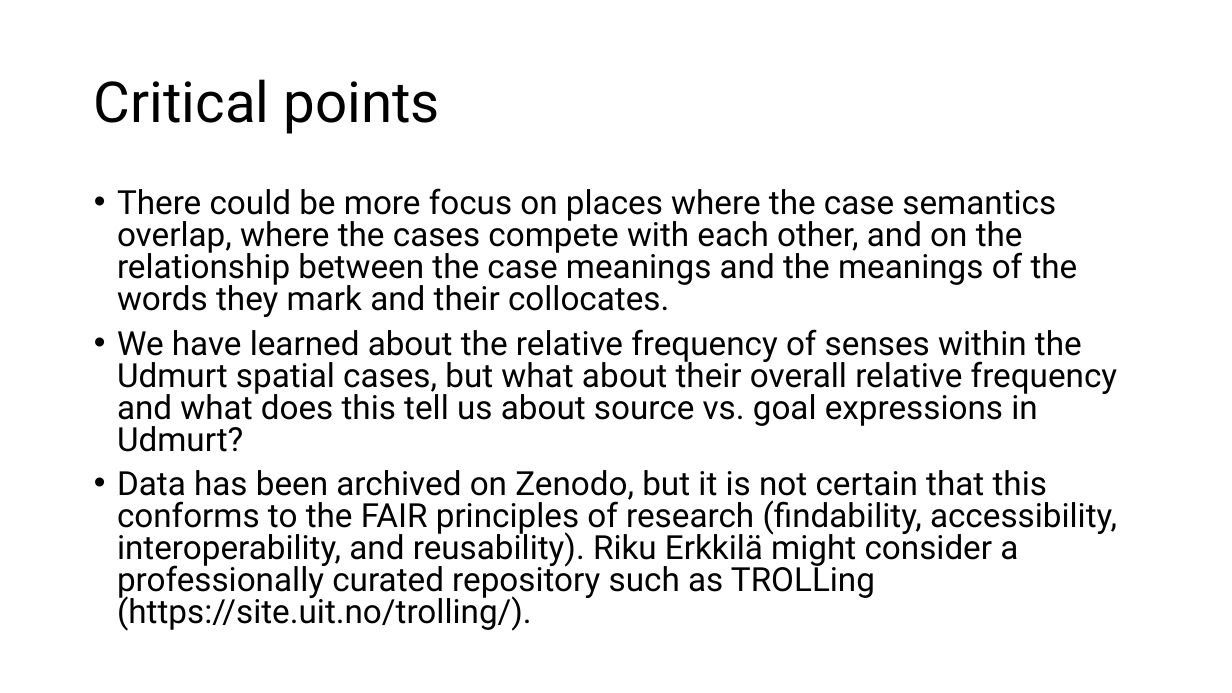
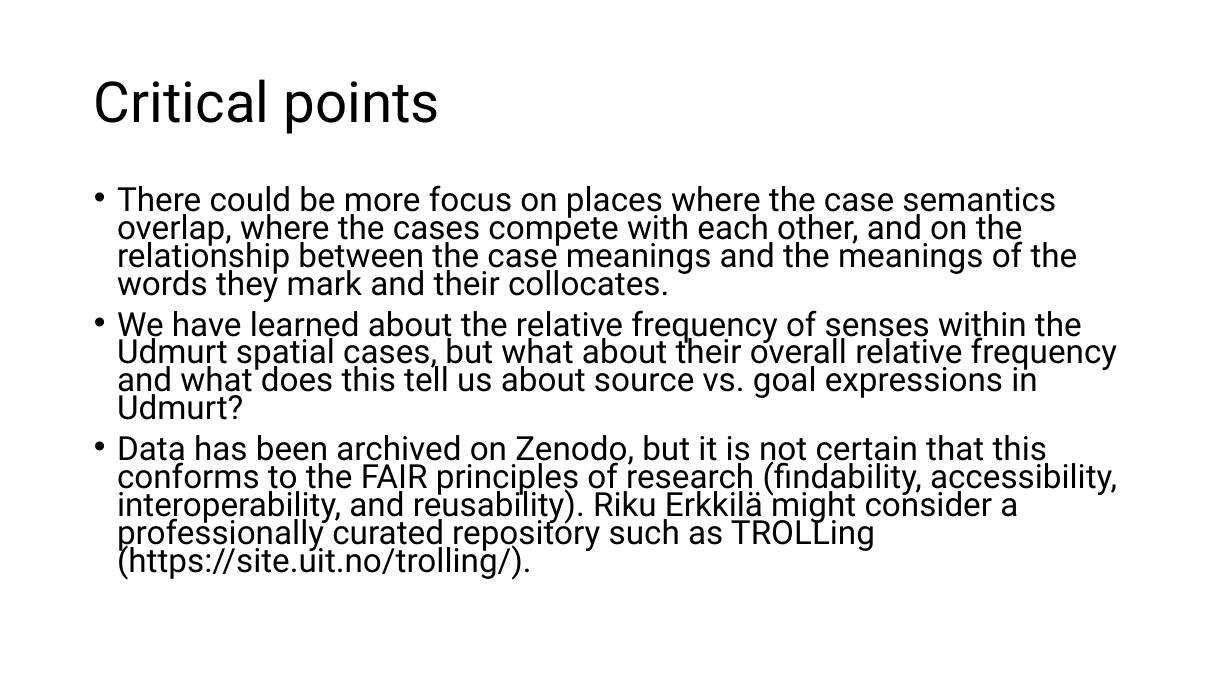
Before and after one commit to lajanda/lajanda.github.io, a slide deck: slide 38 of conference presentations/Defense_Erkkila.pptx. Drawn at 1232x693 pixels with LibreOffice and Linux fonts; fonts in the diff are those of the drawing. Boxes give left, top, right and bottom in pixels: in the first picture for what was removed or moved away, otherwise in the second. Text is boxed around its words. In the diff, an @@ line names an element or a change of style, - is before the commit and + after.

```diff
--- a/conference presentations/Defense_Erkkila.pptx
+++ b/conference presentations/Defense_Erkkila.pptx
@@ text "There could be more focus ..." at (117, 185, 1117, 580): line spacing 0.8 to 0.7 @@
```
Also in this commit, not shown: 5 other slides changed, 1 other file.
